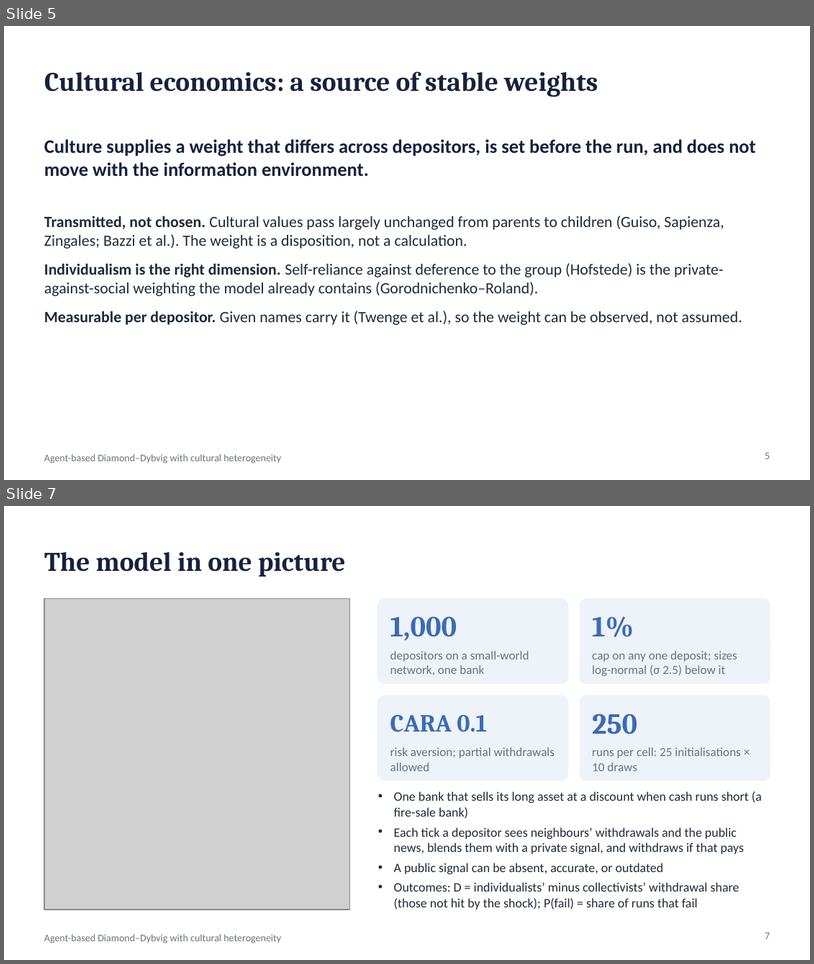
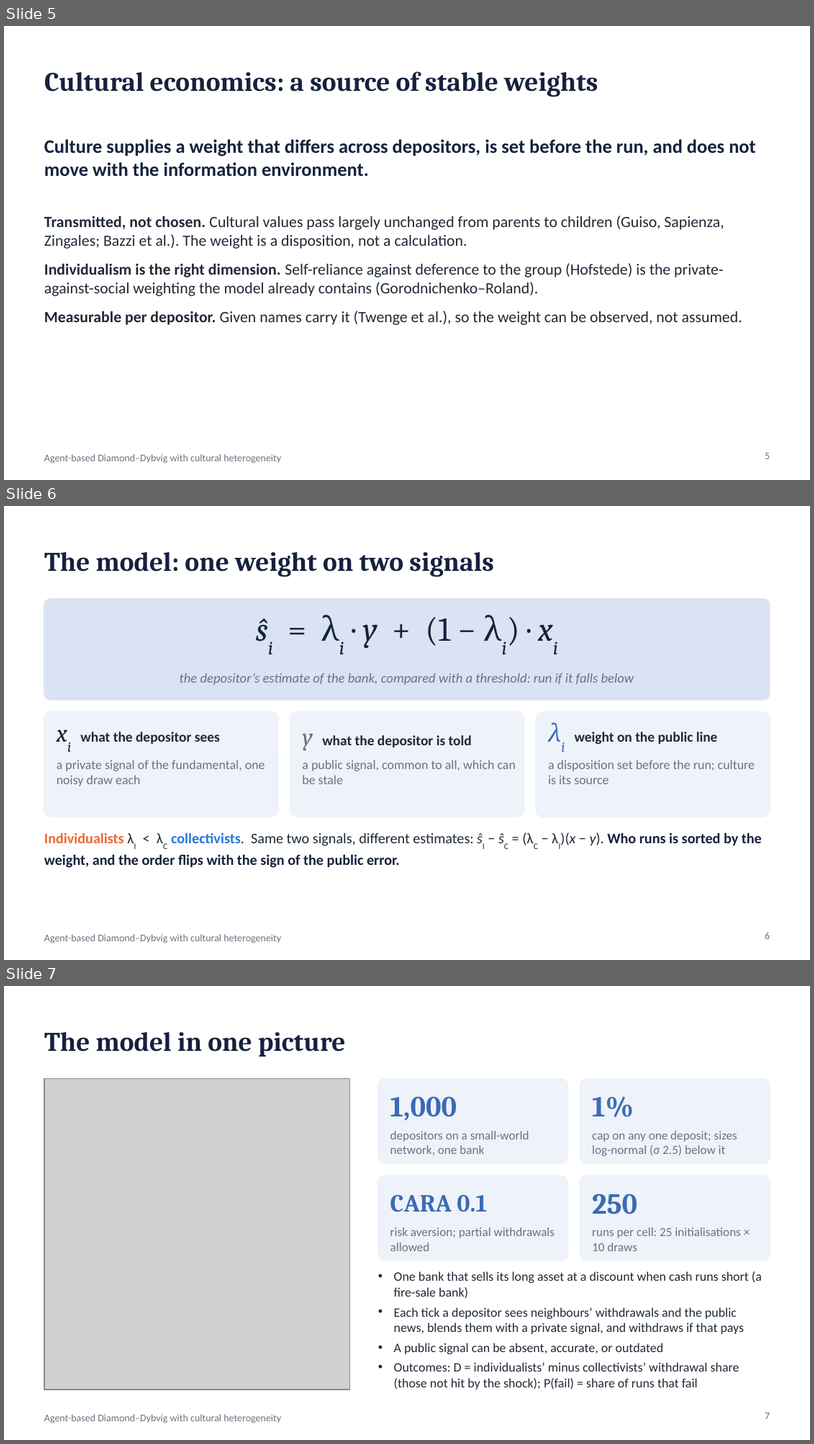
Before and after one commit to wlstover/BankRuns5, a slide deck: docs/deck_2026-10-26_seminar.pptx. Shown one above the other, each under a label of ours: slides 5 and 7 before the commit, slides 5, 6 and 7 after it; the slides between them are not shown. The pictures are 814x964 and 814x1444 pixels, drawn with LibreOffice and Linux fonts; fonts in the diff are those of the drawing; grey boxes stand for pictures. Boxes give left, top, right and bottom in pixels: in the first picture for what was removed or moved away, otherwise in the second. Text is boxed around its words. In the diff, an @@ line names an element or a change of style, - is before the commit and + after.

```diff
--- a/docs/deck_2026-10-26_seminar.pptx
+++ b/docs/deck_2026-10-26_seminar.pptx
@@ slide 6 added at (x1=4, y1=506, x2=810, y2=960), background #FFFFFF; not listed: 1 template element that a slide beside it also shows @@
@@ title added at (x1=44, y1=552, x2=494, y2=577), 24 pt, text #16213E, bold @@
+The model: one weight on two signals
@@ rounded rectangle added at (x1=44, y1=599, x2=770, y2=700), fill #D9E3F3, outline #D9E3F3 1 pt @@
@@ text added at (x1=363, y1=617, x2=450, y2=648), 30 pt, text #16213E @@
+ŝi = λi · y + (1 − λi) · xi
@@ text added at (x1=180, y1=673, x2=635, y2=685), 12 pt, text #6B7280, italic @@
+the depositor’s estimate of the bank, compared with a threshold: run if it falls below
@@ rounded rectangle added at (x1=44, y1=712, x2=278, y2=816), fill #EEF2F9, outline #EEF2F9 1 pt @@
@@ rounded rectangle added at (x1=291, y1=712, x2=524, y2=816), fill #EEF2F9, outline #EEF2F9 1 pt @@
@@ rounded rectangle added at (x1=536, y1=712, x2=770, y2=816), fill #EEF2F9, outline #EEF2F9 1 pt @@
@@ text added at (x1=80, y1=731, x2=220, y2=744), 12.5 pt, text #1F2937, bold @@
+xi what the depositor sees
@@ text added at (x1=302, y1=734, x2=472, y2=751), 12.5 pt, text #1F2937, bold @@
+y what the depositor is told
@@ text added at (x1=575, y1=731, x2=718, y2=744), 12.5 pt, text #1F2937, bold @@
+λi weight on the public line
@@ text added at (x1=57, y1=759, x2=265, y2=786), 11.5 pt, text #6B7280 @@
+a private signal of the fundamental, one noisy draw each
@@ text added at (x1=302, y1=759, x2=516, y2=784), 11.5 pt, text #6B7280 @@
+a public signal, common to all, which can be stale
@@ text added at (x1=548, y1=759, x2=755, y2=784), 11.5 pt, text #6B7280 @@
+a disposition set before the run; culture is its source
@@ text added at (x1=44, y1=832, x2=762, y2=867), 13 pt, text #16213E, bold @@
+Individualists λI < λC collectivists. Same two signals, different estimates: ŝI − ŝC = (λC − λI)(x − y). Who runs is sorted by the weight, and the order flips with the sign of the public error.
@@ page number added at (x1=765, y1=932, x2=770, y2=939), 9 pt, text #6B7280 @@
+6
```
Also in this commit, not shown: 1 slide removed, 2 other files.
